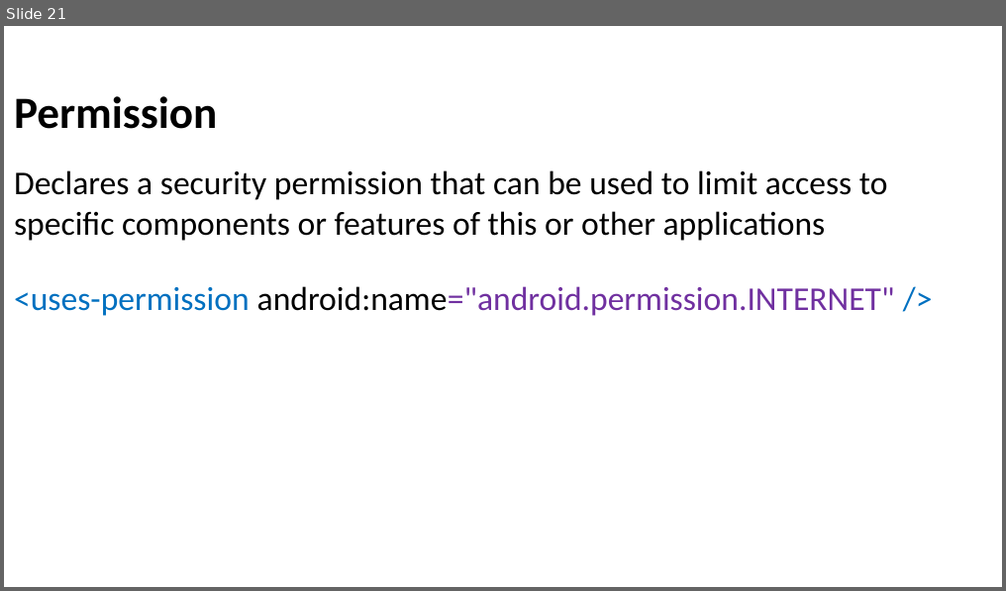
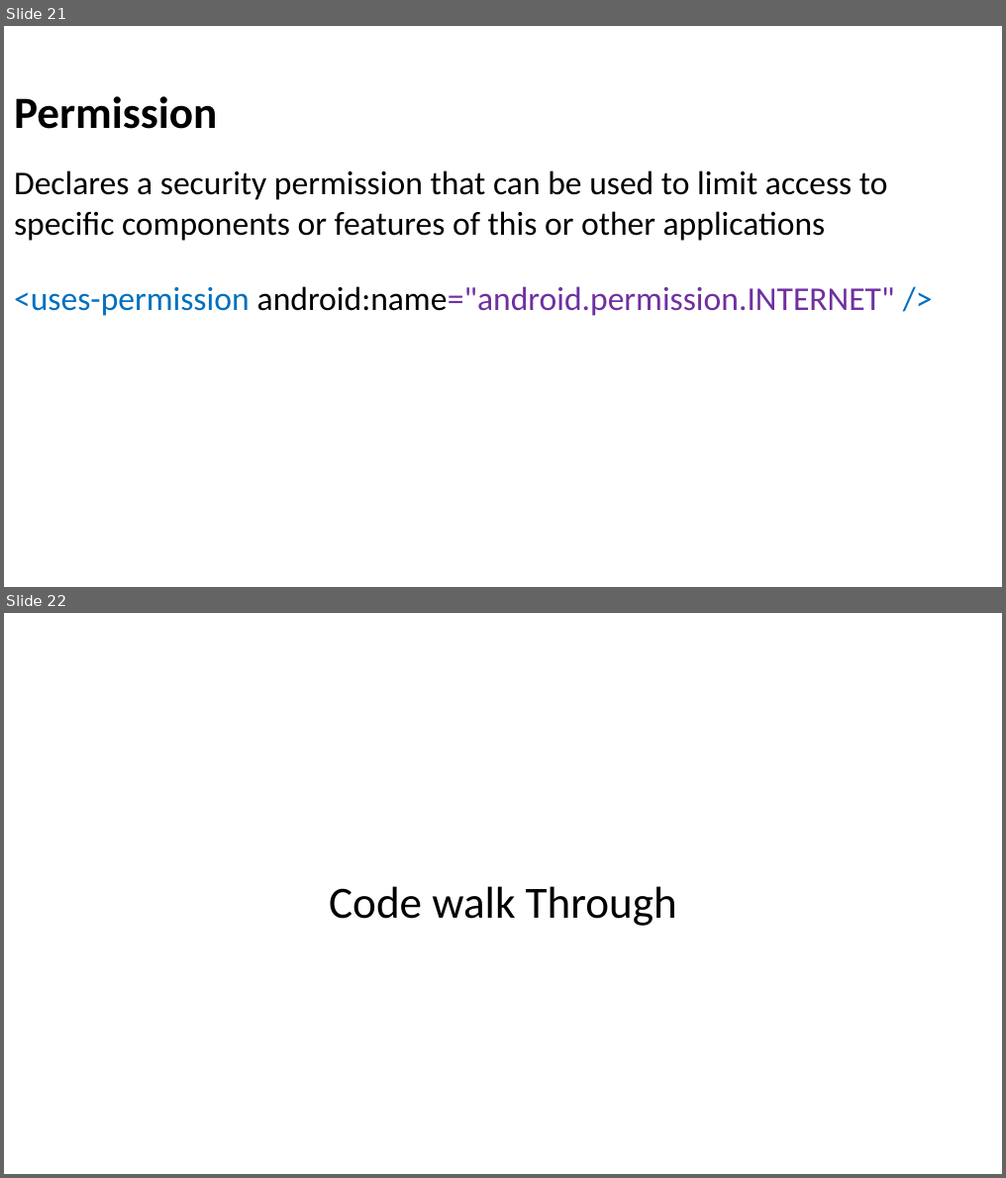
Before and after one commit to Batch-xx/Android-Lunch-Learn, a slide deck: slides/Services_Settings.pptx. Shown one above the other, each under a label of ours: slide 21 before the commit, slides 21 and 22 after it. The pictures are 1006x591 and 1006x1178 pixels, drawn with LibreOffice and Linux fonts; fonts in the diff are those of the drawing; background and template pictures are left out. Boxes give left, top, right and bottom in pixels: in the first picture for what was removed or moved away, otherwise in the second. Text is boxed around its words. In the diff, an @@ line names an element or a change of style, - is before the commit and + after.

```diff
--- a/slides/Services_Settings.pptx
+++ b/slides/Services_Settings.pptx
@@ slide 22 added at (4,613,1002,1174), background picture (left out) @@
@@ text added at (329,886,677,926), 43 pt, text #000000 @@
+Code walk Through
```
Also in this commit, not shown: 2 slides changed, 3 other files.
